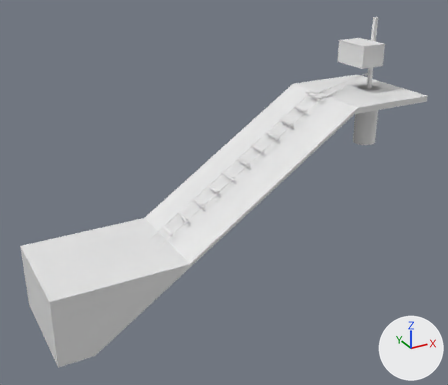
A saved change to the glTF model media/model.glb.
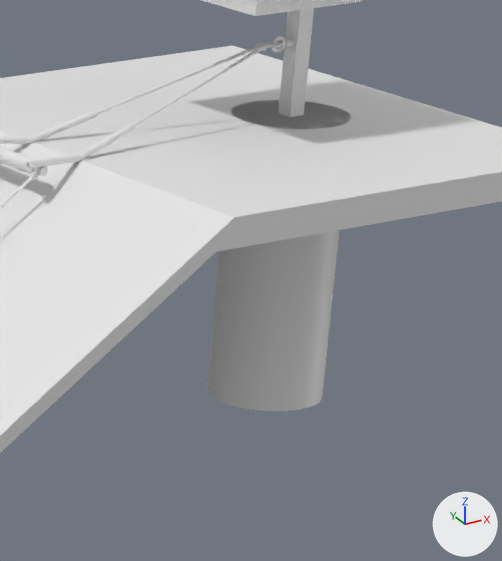
Old and new are each drawn whole from a 50 mm lens placed at (-6.46, -8.24, 2.72), pointed at (-1.98, -0.1, -1.35) and again close up on the part from 70% to 91% of the width and 17% to 45% of the height. Arrows for +X, +Y and +Z are at lower right; the lights stay in place. The first two pictures are the older version. Where no turn or scale is listed for an object, it has been applied to the vertices. Vertices at exactly the same position are counted once.
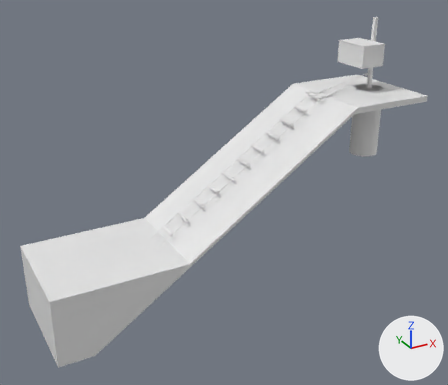
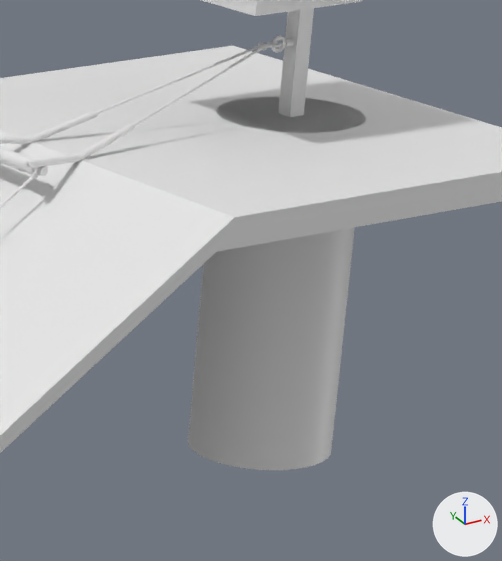
Edits to the scene script, one JSON object a line:
```json
{"block": "me_mesh_0", "where": "# used by ob_mesh_0; location = (0.0, 0.0, 0.0)"}
{"op": "remove", "block": "me_mesh_0", "code": "me_mesh_0.from_pydata(...)  # 47987 vertices, 98924 faces; spans x -5.1..1.5, y -0.9..0.9, z -3.1..1.21"}
{"op": "add", "block": "me_mesh_0", "code": "me_mesh_0.from_pydata(...)  # 47051 vertices, 98924 faces; spans x -5.1..1.5, y -0.9..0.9, z -3.1..1.21"}
{"block": "me_mesh_0", "change": "me_mesh_0 part 1: the loose piece of 72 vertices spanning x 0.8..1.2, y -0.2..0.2, z -1.0..0.0 is scaled about its middle by (1.25, 1.25, 1.2), then moved by (0.0, 0.0, -0.1)"}
{"block": "me_mesh_0", "change": "other edits to the shape of me_mesh_0 do not show in these pictures"}
```

Where the change shows, as pixel boxes (x1, y1, x2, y2) in the close-ups (502 x 561 px; the box of a moved part takes in the faces that stretch with it):
```json
{"object": "Mesh_0", "change": "reshaped", "before": [0, 0, 502, 453], "after": [0, 0, 502, 470]}
{"part": 1, "of": "me_mesh_0", "change": "moved or reshaped", "before": [207, 230, 339, 411], "after": [188, 227, 355, 470]}
```
